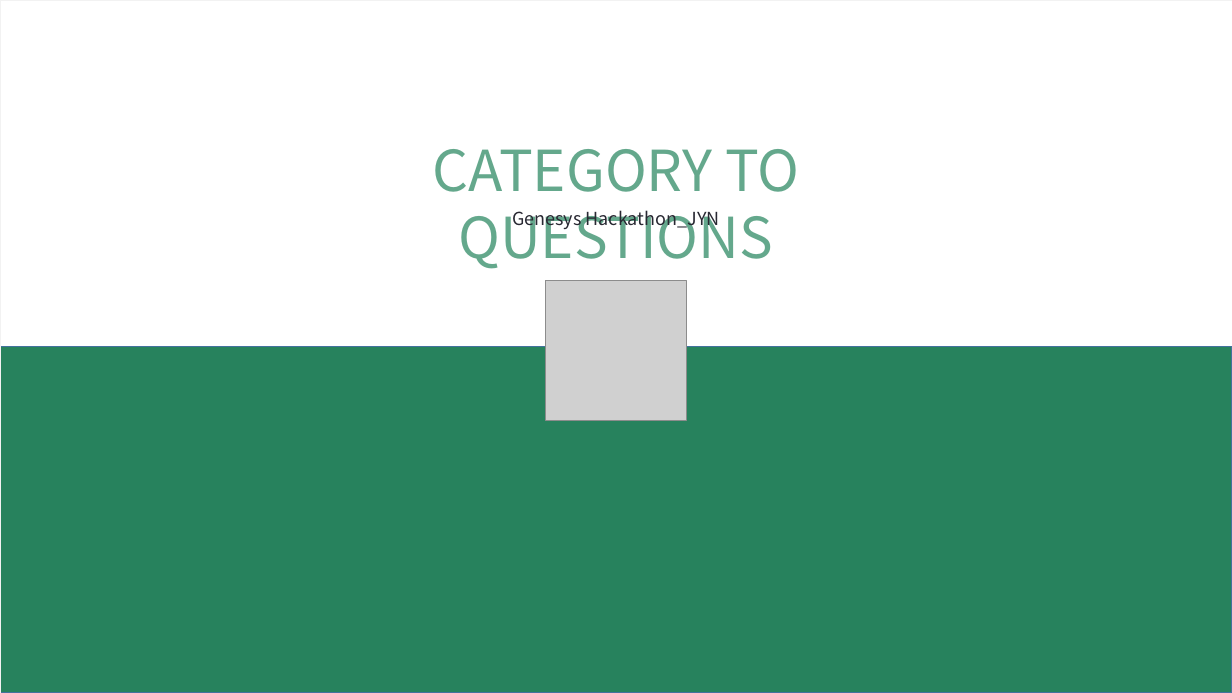
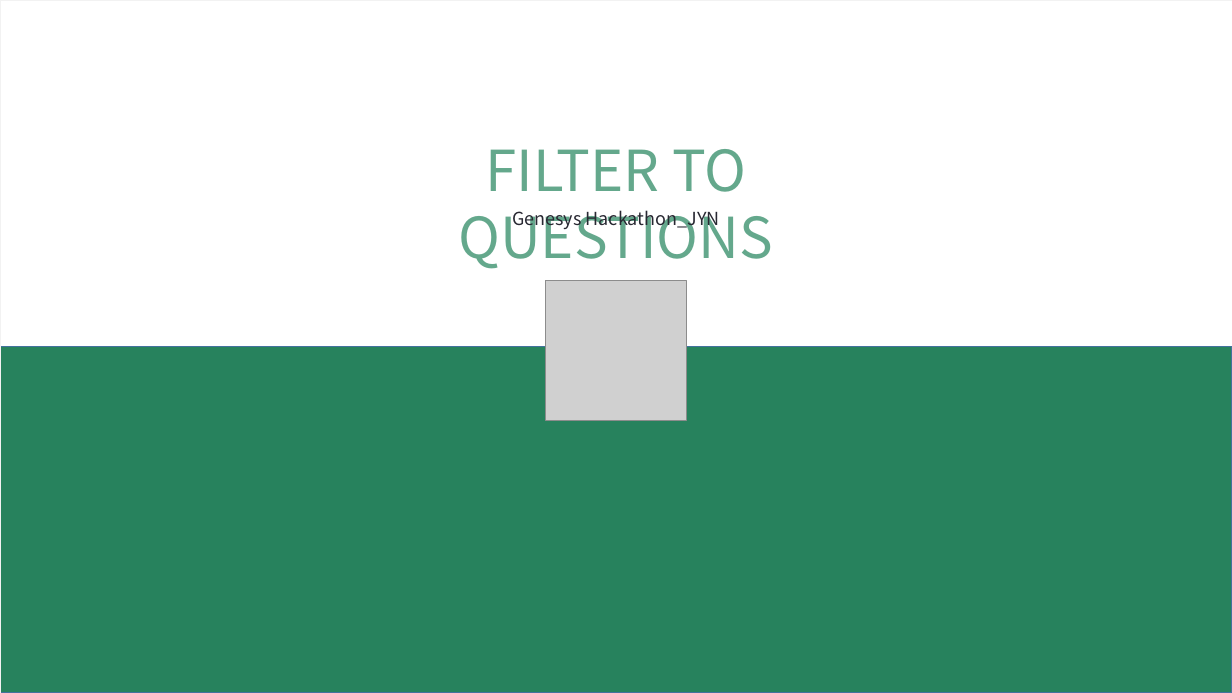
Before and after one commit to nickyoon89/Hackathon_JYN, a slide deck: slide 1 of 1. Document/Hackathon_JYN_PPT.pptx. Drawn at 1232x693 pixels with LibreOffice and Linux fonts; fonts in the diff are those of the drawing; grey boxes stand for pictures. Boxes give left, top, right and bottom in pixels: in the first picture for what was removed or moved away, otherwise in the second. Text is boxed around its words. In the diff, an @@ line names an element or a change of style, - is before the commit and + after.

```diff
--- a/1. Document/Hackathon_JYN_PPT.pptx
+++ b/1. Document/Hackathon_JYN_PPT.pptx
@@ text at (458,149,773,269): text changed @@
-CATEGORY TO QUESTIONS
+FILTER TO QUESTIONS
```
Also in this commit, not shown: 3 other slides changed, 6 slides added, 8 slides removed.
